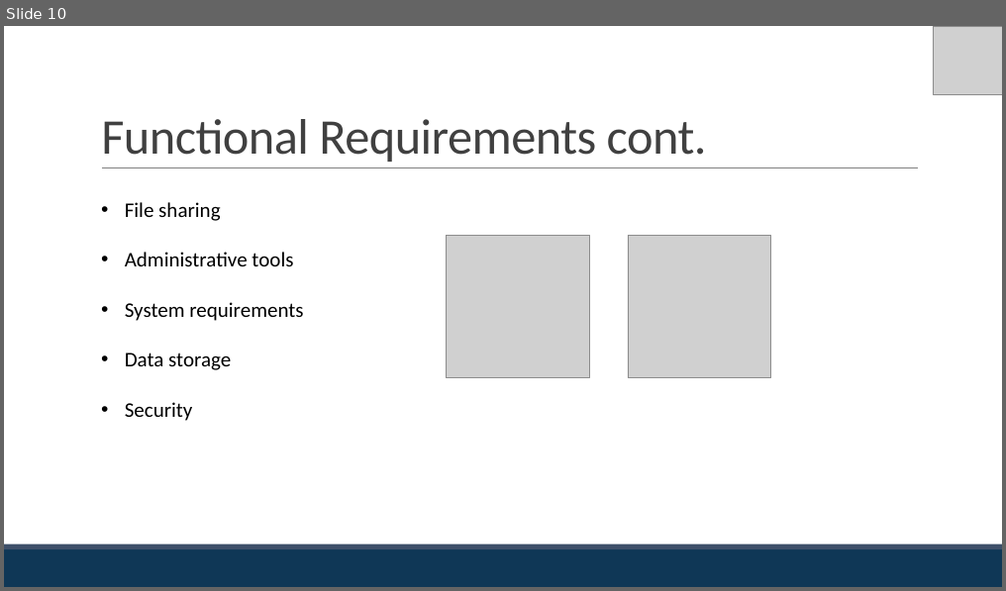
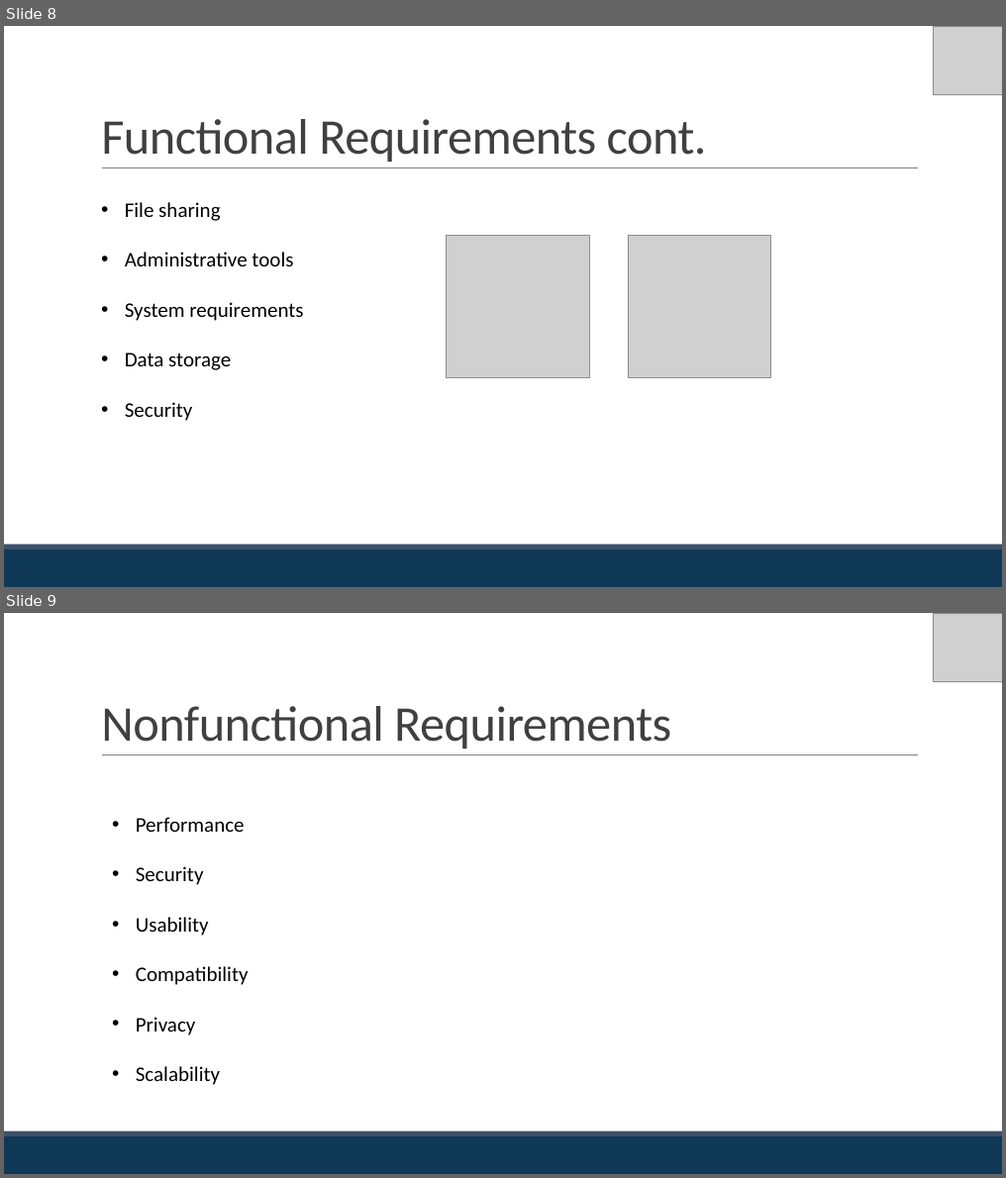
Before and after one commit to hudcho/Studious, a slide deck: ASGMNT3/JHET_Innovations-Assignment3-SRS-Presentation.pptx. Shown one above the other, each under a label of ours: slide 10 before the commit, slides 8 and 9 after it. The pictures are 1006x591 and 1006x1178 pixels, drawn with LibreOffice and Linux fonts; fonts in the diff are those of the drawing; grey boxes stand for pictures. Boxes give left, top, right and bottom in pixels: in the first picture for what was removed or moved away, otherwise in the second. Text is boxed around its words. In the diff, an @@ line names an element or a change of style, - is before the commit and + after.

```diff
--- a/ASGMNT3/JHET_Innovations-Assignment3-SRS-Presentation.pptx
+++ b/ASGMNT3/JHET_Innovations-Assignment3-SRS-Presentation.pptx
@@ slide 9 added at [4, 613, 1002, 1174], background #FFFFFF; not listed: 3 template elements that a slide beside it also shows @@
@@ picture added at [934, 613, 1002, 682] @@
@@ title added at [101, 706, 671, 749], 48 pt, text #404040 @@
+Nonfunctional Requirements
@@ text added at [136, 817, 249, 1085], 20 pt, text #000000 @@
+• Performance
+• Security
+• Usability
+• Compatibility
+• Privacy
+• Scalability
@@ what was slide 10 is now slide 8 @@
```
Also in this commit, not shown: 1 slide removed, 1 other file.
